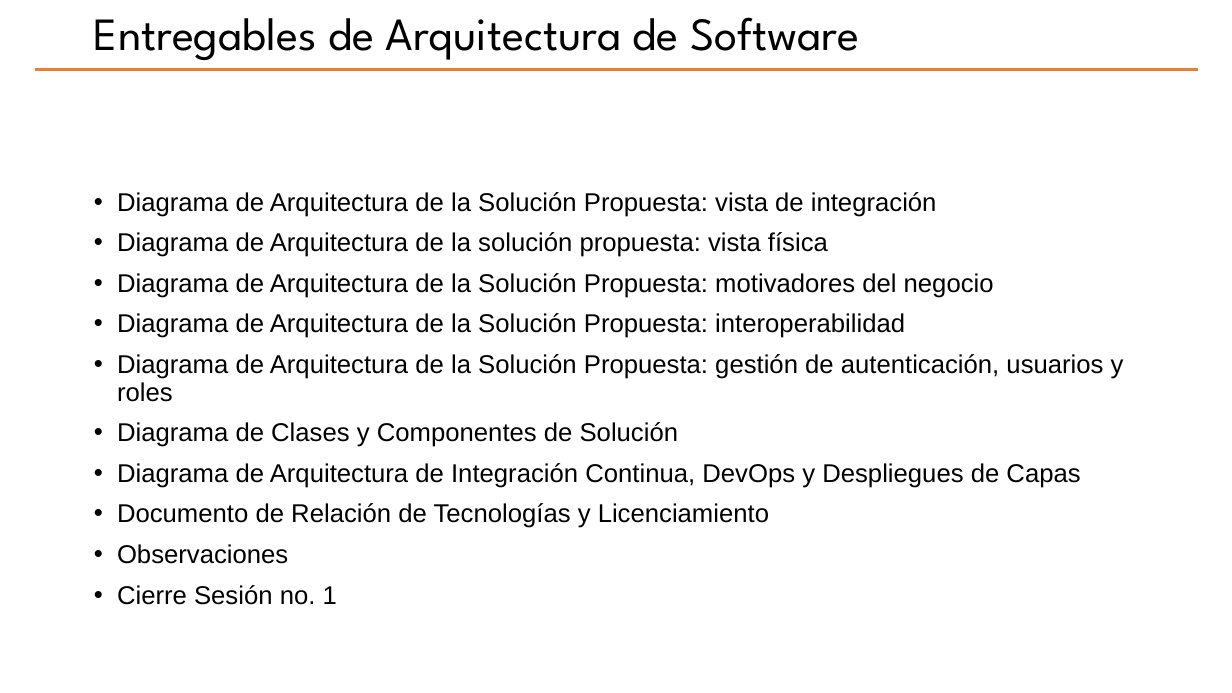
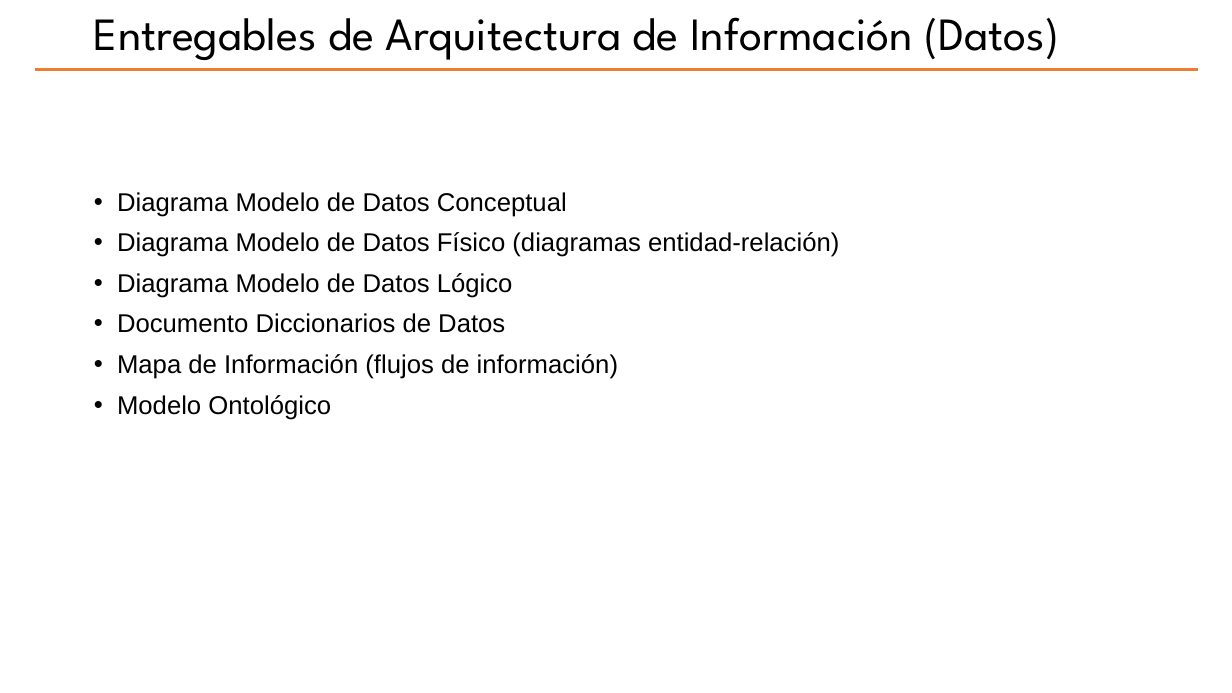
Before and after one commit to hwong23/pgn-078, a slide deck: slide 2 of content/pptxoutpt.pptx. Drawn at 1232x693 pixels with LibreOffice and Linux fonts; fonts in the diff are those of the drawing; background and template pictures are left out. Boxes give left, top, right and bottom in pixels: in the first picture for what was removed or moved away, otherwise in the second. Text is boxed around its words. In the diff, an @@ line names an element or a change of style, - is before the commit and + after.

Commit message:
upd.pptx

```diff
--- a/content/pptxoutpt.pptx
+++ b/content/pptxoutpt.pptx
@@ title at [94, 17, 1059, 60]: text changed @@
-Entregables de Arquitectura de Software
+Entregables de Arquitectura de Información (Datos)
@@ text at [117, 192, 839, 420]: text changed @@
-• Diagrama de Arquitectura de la Solución Propuesta: vista de integración
-• Diagrama de Arquitectura de la solución propuesta: vista física
-• Diagrama de Arquitectura de la Solución Propuesta: motivadores del negocio
-• Diagrama de Arquitectura de la Solución Propuesta: interoperabilidad
-• Diagrama de Arquitectura de la Solución Propuesta: gestión de autenticación, usuarios y roles
-• Diagrama de Clases y Componentes de Solución
-• Diagrama de Arquitectura de Integración Continua, DevOps y Despliegues de Capas
-• Documento de Relación de Tecnologías y Licenciamiento
-• Observaciones
-• Cierre Sesión no. 1
+• Diagrama Modelo de Datos Conceptual
+• Diagrama Modelo de Datos Físico (diagramas entidad-relación)
+• Diagrama Modelo de Datos Lógico
+• Documento Diccionarios de Datos
+• Mapa de Información (flujos de información)
+• Modelo Ontológico
```
Also in this commit, not shown: 1 other slide changed, 3 slides added, 15 slides removed, 16 other files.
